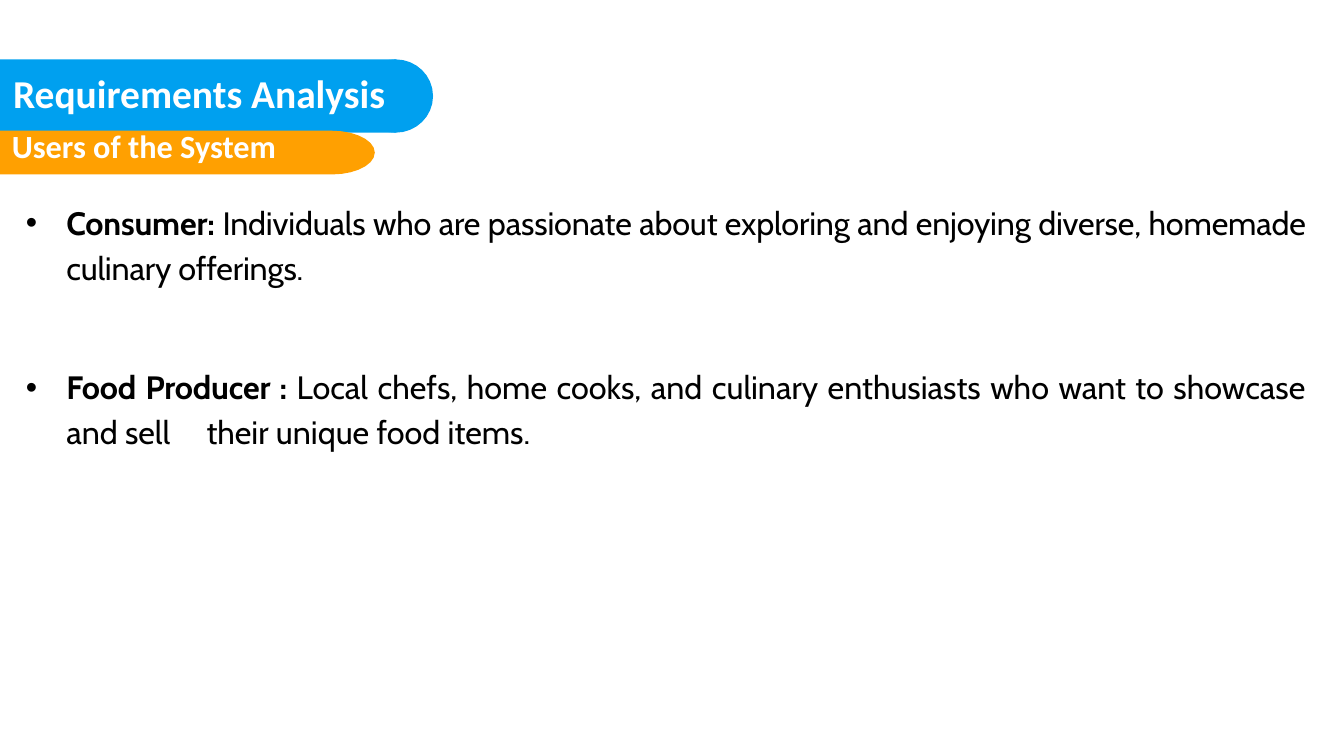
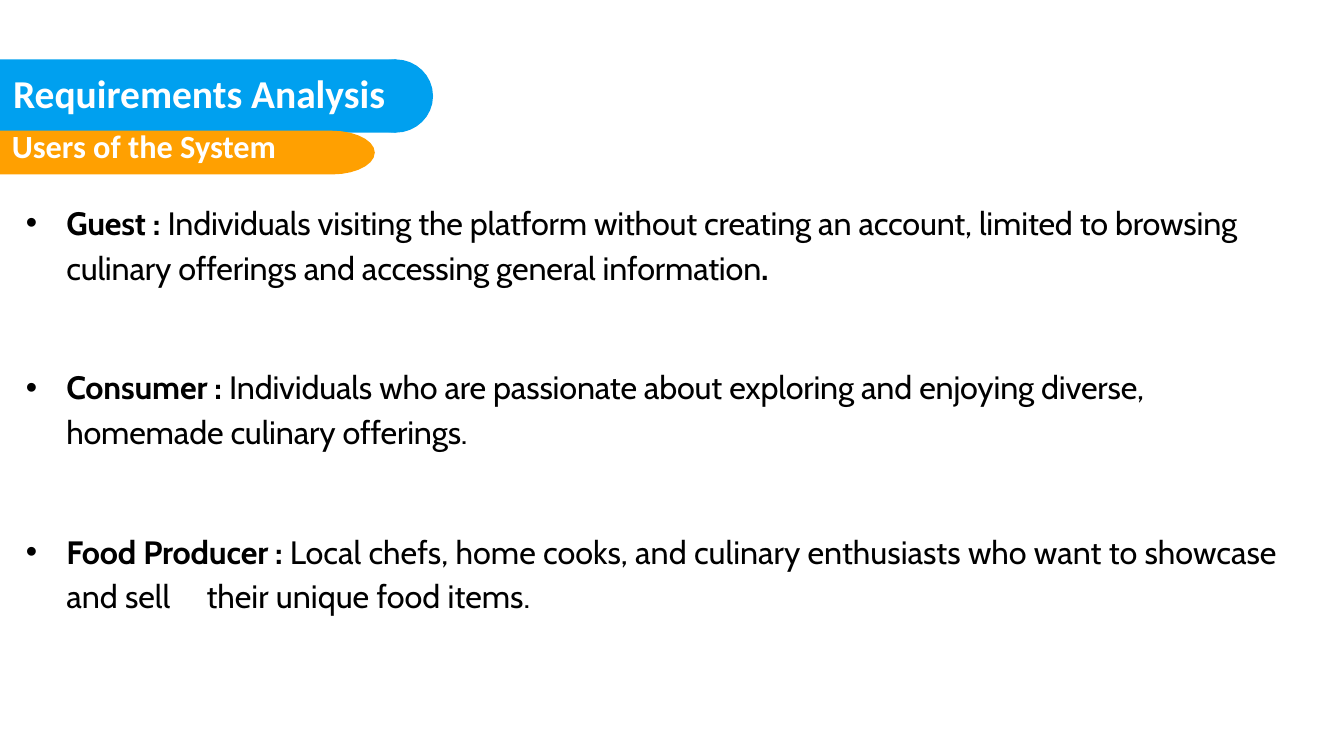
Before and after one commit to nisarggandhi21/Taste-of-Home, a slide deck: slide 17 of Taste-of-Home.pptx. Drawn at 1344x756 pixels with LibreOffice and Linux fonts; fonts in the diff are those of the drawing; background and template pictures are left out. Boxes give left, top, right and bottom in pixels: in the first picture for what was removed or moved away, otherwise in the second. Text is boxed around its words. In the diff, an @@ line names an element or a change of style, - is before the commit and + after.

Commit message:
updated ppt

```diff
--- a/Taste-of-Home.pptx
+++ b/Taste-of-Home.pptx
@@ text at [66, 210, 1237, 451]: text changed @@
-• Consumer: Individuals who are passionate about exploring and enjoying diverse, homemade culinary offerings.
+• Guest : Individuals visiting the platform without creating an account, limited to browsing culinary offerings and accessing general information.
+• Consumer : Individuals who are passionate about exploring and enjoying diverse, homemade culinary offerings.
@@ text at [66, 539, 1277, 616]: alignment justified to left @@
```
Also in this commit, not shown: 3 other slides changed, 2 slides added, 4 slides removed, 1 other file.
